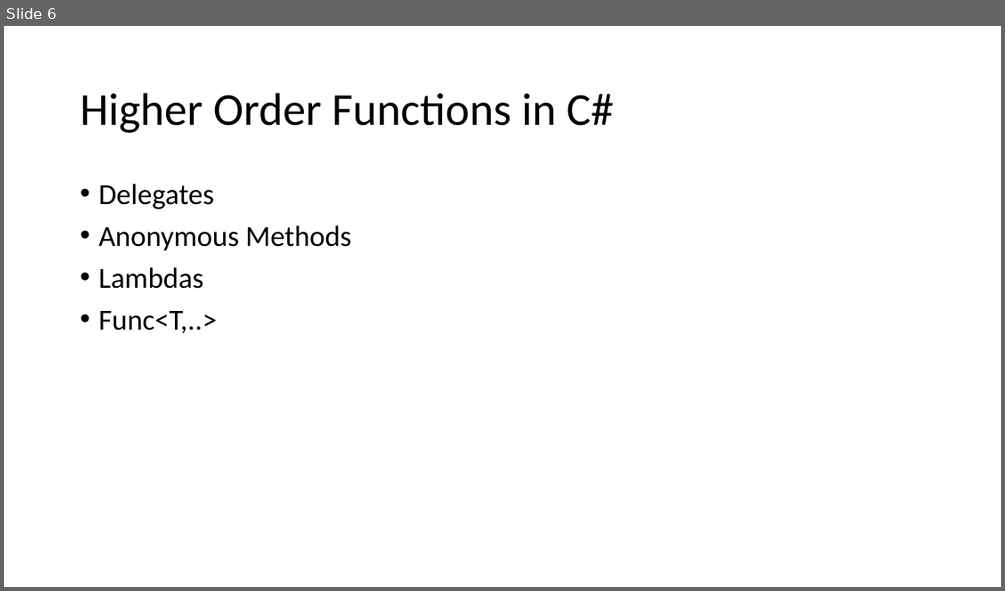
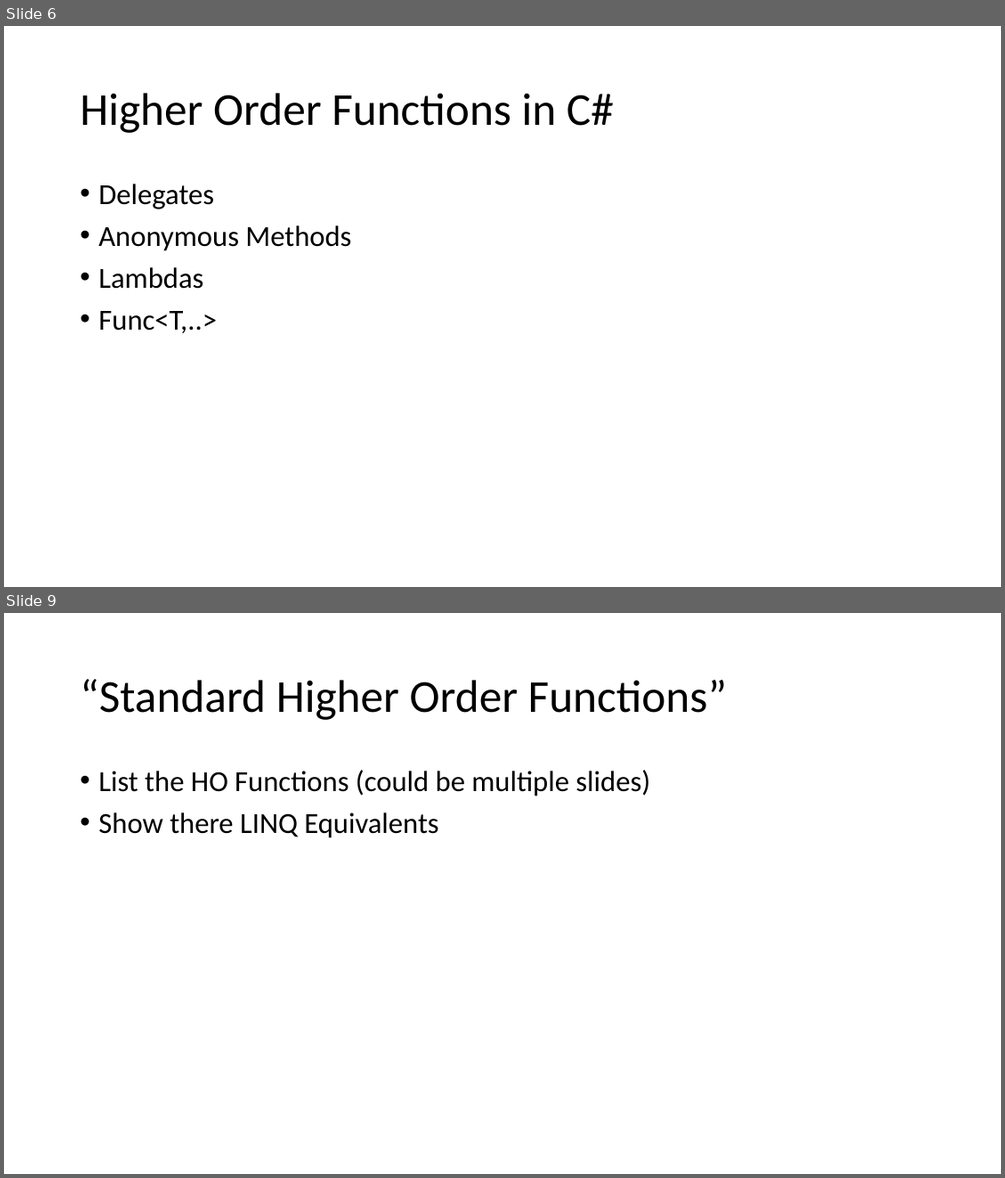
Before and after one commit to armadilloNik/FunctionalCSharpSig, a slide deck: slides/FpViaCSharp.pptx. Shown one above the other, each under a label of ours: slide 6 before the commit, slides 6 and 9 after it; the slides between them are not shown. The pictures are 1005x591 and 1005x1178 pixels, drawn with LibreOffice and Linux fonts; fonts in the diff are those of the drawing. Boxes give left, top, right and bottom in pixels: in the first picture for what was removed or moved away, otherwise in the second. Text is boxed around its words. In the diff, an @@ line names an element or a change of style, - is before the commit and + after.

```diff
--- a/slides/FpViaCSharp.pptx
+++ b/slides/FpViaCSharp.pptx
@@ slide 9 added at (4,613,1001,1174), background #FFFFFF @@
@@ title added at (80,679,727,720), 44 pt, text #000000 @@
+“Standard Higher Order Functions”
@@ text added at (98,770,650,838), 28 pt, text #000000 @@
+• List the HO Functions (could be multiple slides)
+• Show there LINQ Equivalents
```
Also in this commit, not shown: 1 slide changed, 6 other slides added.
